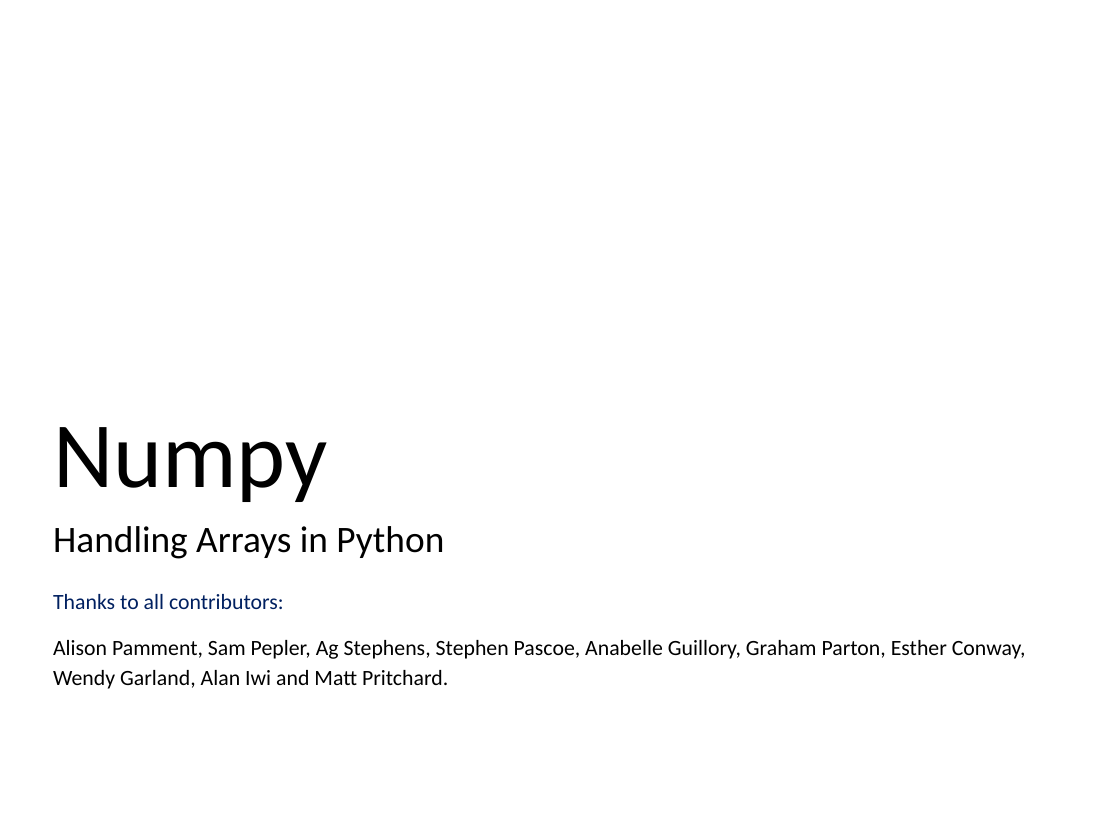
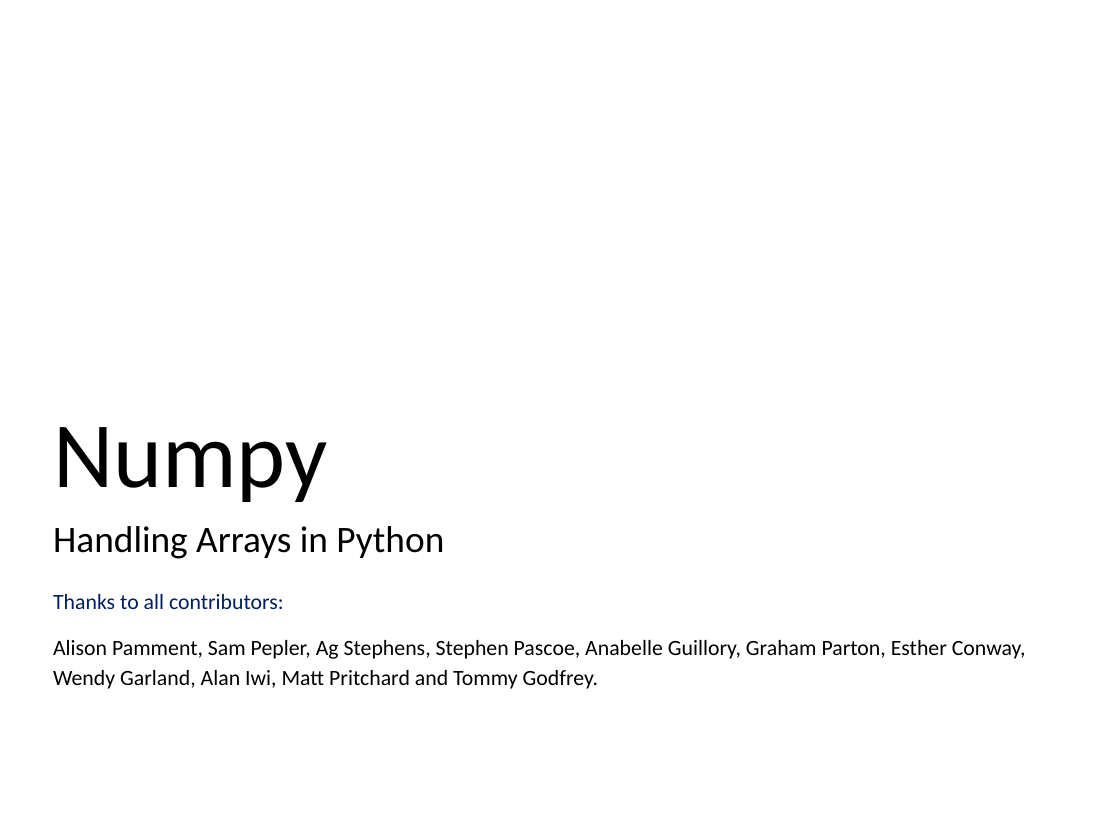
Before and after one commit to ncasuk/ncas-isc, a slide deck: slide 1 of python/presentations/handling_arrays/numpy.pptx. Drawn at 1120x840 pixels with LibreOffice and Linux fonts; fonts in the diff are those of the drawing; background and template pictures are left out. Boxes give left, top, right and bottom in pixels: in the first picture for what was removed or moved away, otherwise in the second. Text is boxed around its words. In the diff, an @@ line names an element or a change of style, - is before the commit and + after.

```diff
--- a/python/presentations/handling_arrays/numpy.pptx
+++ b/python/presentations/handling_arrays/numpy.pptx
@@ text at <box>53,670,598,689</box>: text changed @@
-Wendy Garland, Alan Iwi and Matt Pritchard.
+Wendy Garland, Alan Iwi, Matt Pritchard and Tommy Godfrey.
```
Also in this commit, not shown: 15 other files.
